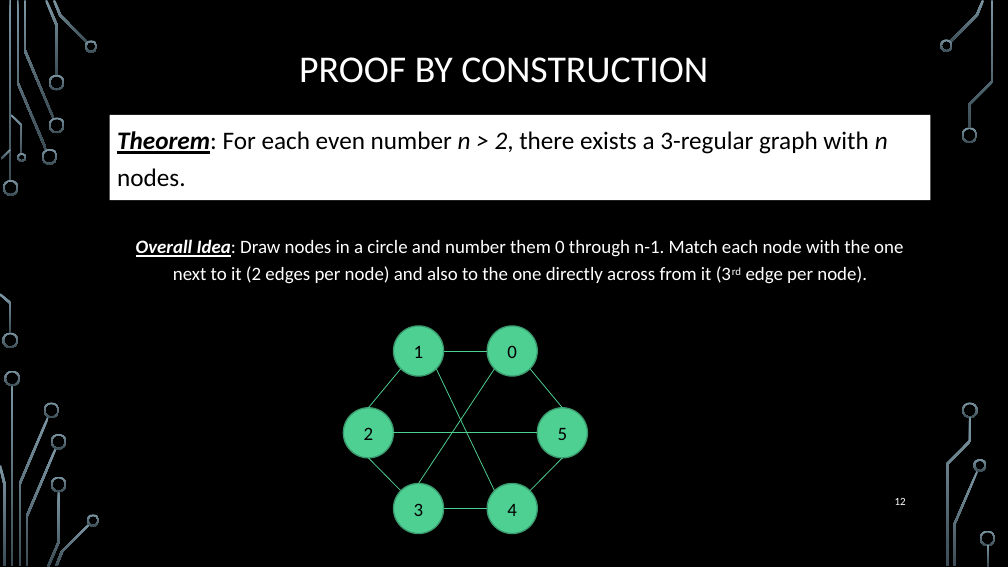
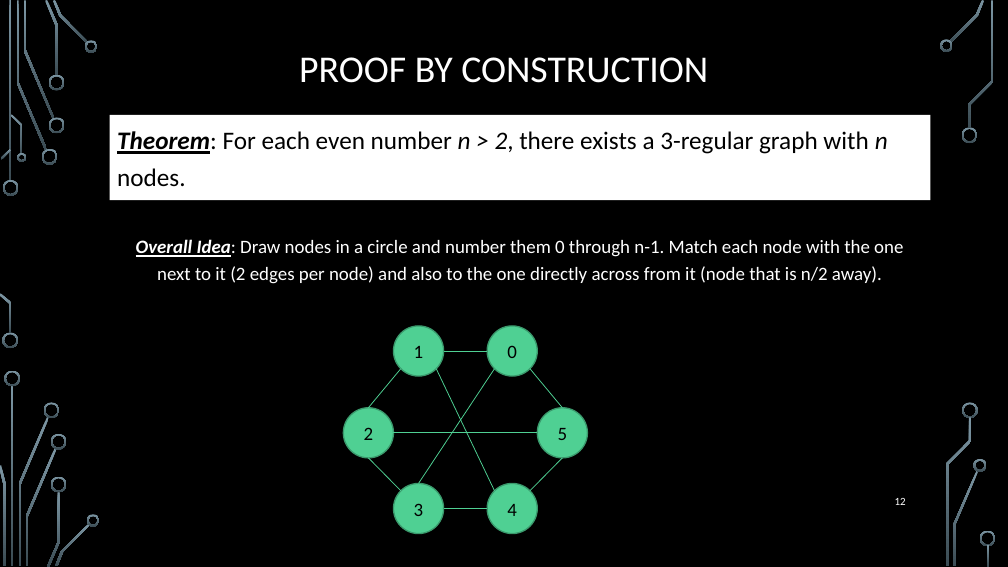
Before and after one commit to markfloryan/dmt2, a slide deck: slide 12 of slides/01-ReviewOfProofs.pptx. Drawn at 1008x567 pixels with LibreOffice and Linux fonts; fonts in the diff are those of the drawing; background and template pictures are left out. Boxes give left, top, right and bottom in pixels: in the first picture for what was removed or moved away, otherwise in the second. Text is boxed around its words. In the diff, an @@ line names an element or a change of style, - is before the commit and + after.

```diff
--- a/slides/01-ReviewOfProofs.pptx
+++ b/slides/01-ReviewOfProofs.pptx
@@ text at [136, 239, 903, 284]: text changed @@
-Overall Idea: Draw nodes in a circle and number them 0 through n-1. Match each node with the one next to it (2 edges per node) and also to the one directly across from it (3rd edge per node).
+Overall Idea: Draw nodes in a circle and number them 0 through n-1. Match each node with the one next to it (2 edges per node) and also to the one directly across from it (node that is n/2 away).
```
Also in this commit, not shown: 1 other file.
